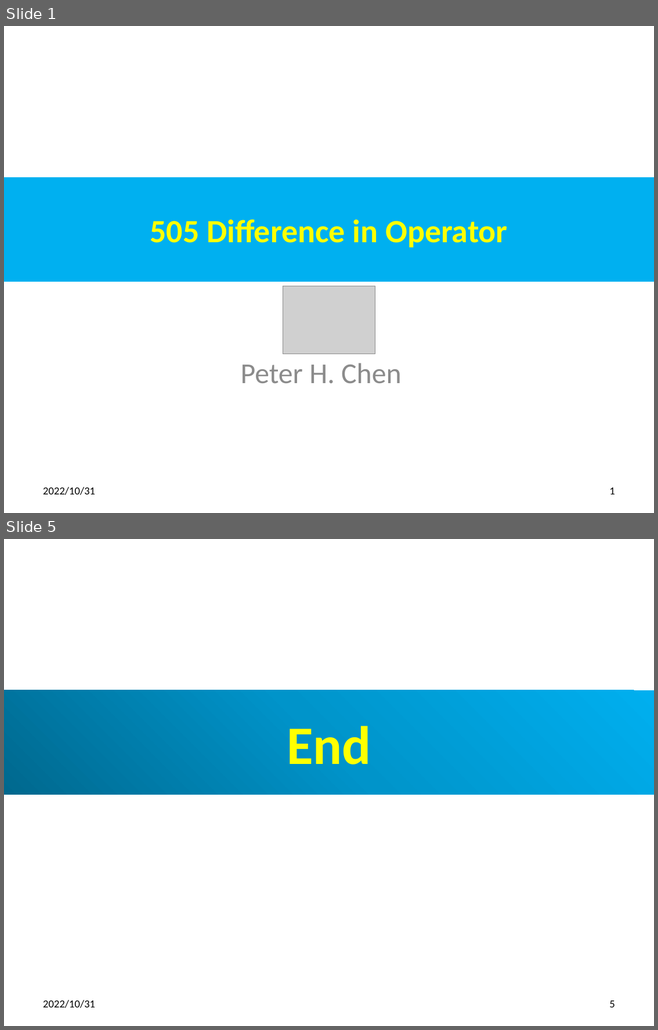
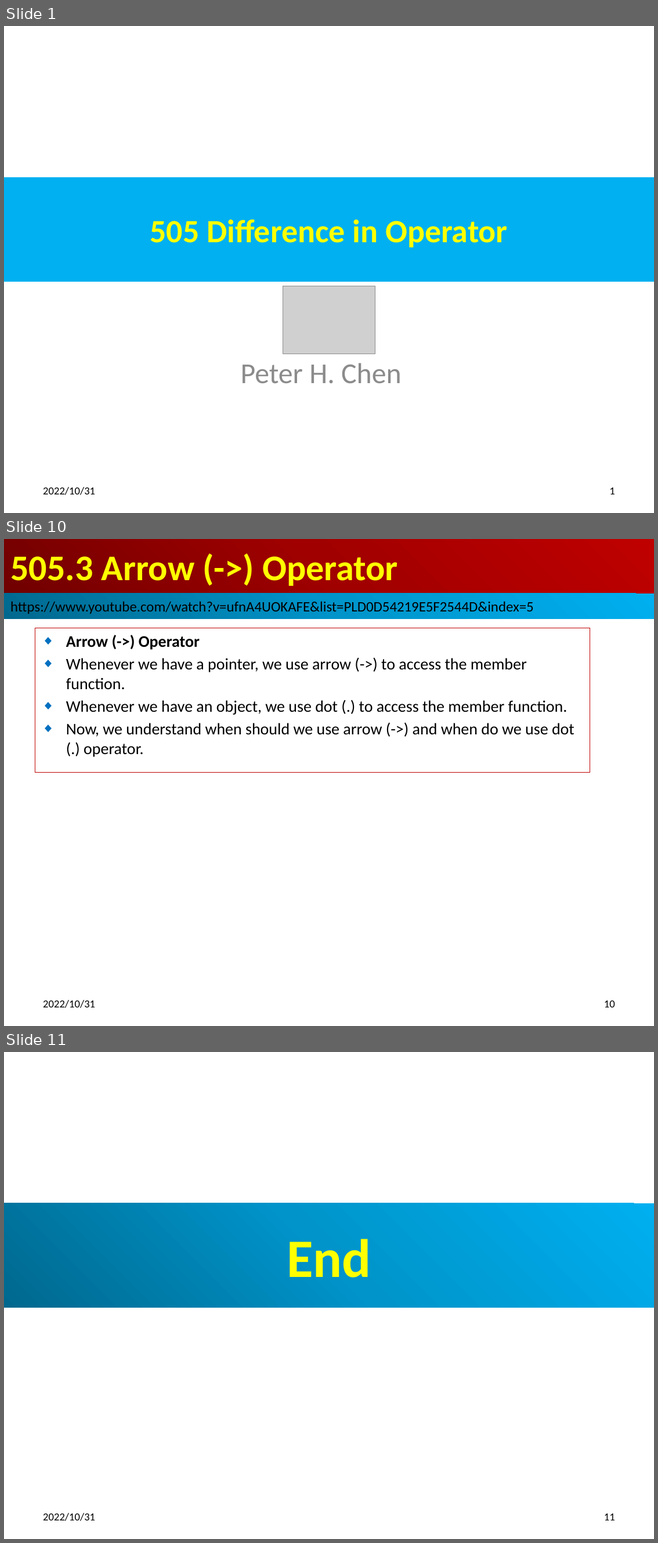
Before and after one commit to peterhchen/012_Qt, a slide deck: 505_Operator_Difference.pptx. Shown one above the other, each under a label of ours: slides 1 and 5 before the commit, slides 1, 10 and 11 after it; the slides between them are not shown. The pictures are 658x1030 and 658x1543 pixels, drawn with LibreOffice and Linux fonts; fonts in the diff are those of the drawing; grey boxes stand for pictures. Boxes give left, top, right and bottom in pixels: in the first picture for what was removed or moved away, otherwise in the second. Text is boxed around its words. In the diff, an @@ line names an element or a change of style, - is before the commit and + after.

```diff
--- a/505_Operator_Difference.pptx
+++ b/505_Operator_Difference.pptx
@@ slide 10 added at bbox=[4, 539, 654, 1026], background #FFFFFF @@
@@ title added at bbox=[4, 539, 654, 594], fill gradient #720000 to #A20000 to #C00000, 40 pt, text #FFFF00, bold @@
+505.3 Arrow (->) Operator
@@ rectangle added at bbox=[4, 594, 654, 619], fill gradient #00688E to #0094CA to #00B0F0, 16 pt, text #000000 @@
+https://www.youtube.com/watch?v=ufnA4UOKAFE&list=PLD0D54219E5F2544D&index=5
@@ subtitle added at bbox=[35, 628, 590, 773], outline #C00000 0.75 pt, 18 pt, text #000000 @@
+◆ Arrow (->) Operator
+◆ Whenever we have a pointer, we use arrow (->) to access the member function.
+◆ Whenever we have an object, we use dot (.) to access the member function.
+◆ Now, we understand when should we use arrow (->) and when do we use dot (.) operator.
@@ text added at bbox=[43, 1000, 95, 1008], 12 pt, text #000000 @@
+2022/10/31
@@ page number added at bbox=[604, 1001, 615, 1008], 12 pt, text #000000 @@
+10
@@ what was slide 5 is now slide 11 @@
@@ page number at bbox=[604, 1514, 615, 1521]: text changed @@
-5
+11
```
Also in this commit, not shown: 3 slides changed, 5 other slides added, 1 other file.
